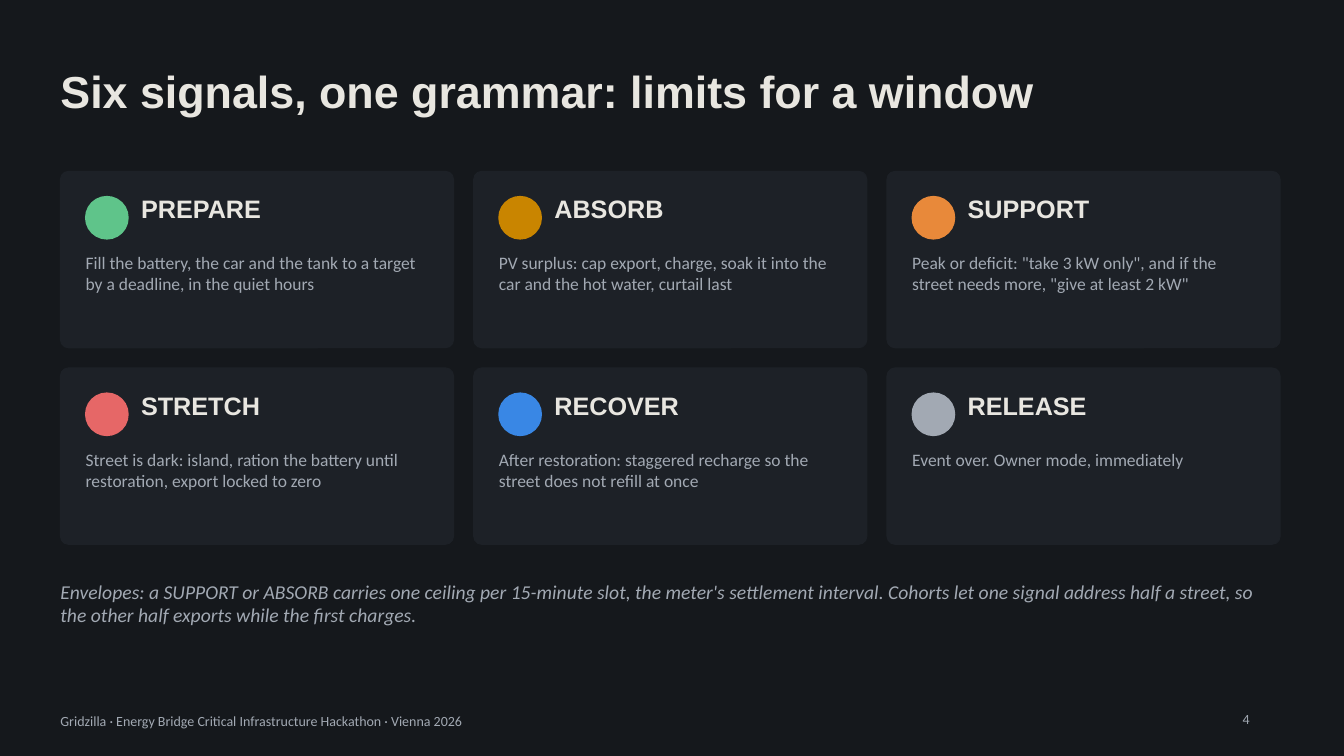
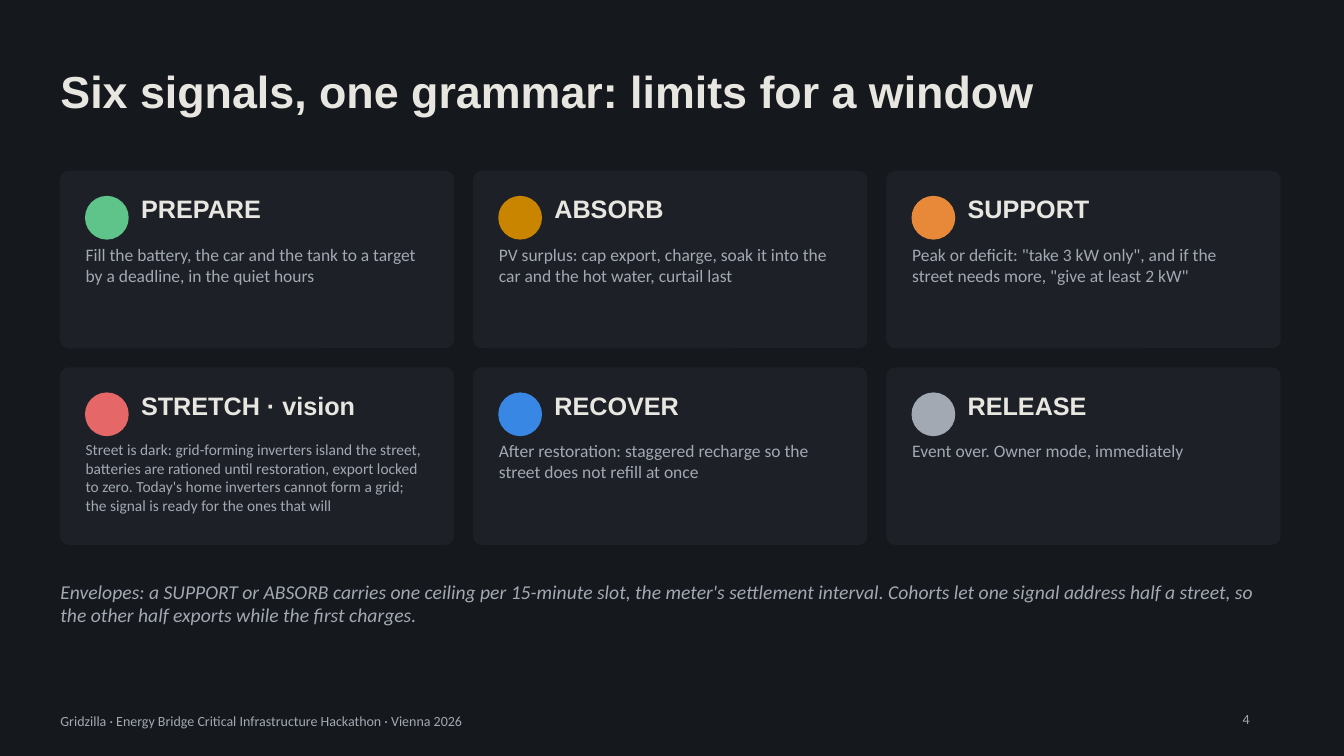
Before and after one commit to mathewstars/Gridzilla, a slide deck: slide 4 of docs/Gridzilla-pitch.pptx. Drawn at 1344x756 pixels with LibreOffice and Linux fonts; fonts in the diff are those of the drawing. Boxes give left, top, right and bottom in pixels: in the first picture for what was removed or moved away, otherwise in the second. Text is boxed around its words. In the diff, an @@ line names an element or a change of style, - is before the commit and + after.

```diff
--- a/docs/Gridzilla-pitch.pptx
+++ b/docs/Gridzilla-pitch.pptx
@@ text "Fill the battery, the car ...": place and size @@
-text "Fill the battery, the car ..." at bbox=[86, 257, 415, 293]
+text "Fill the battery, the car ..." at bbox=[86, 249, 415, 285]
@@ text "PV surplus: cap export, charge, ...": place and size @@
-text "PV surplus: cap export, charge, ..." at bbox=[499, 257, 827, 292]
+text "PV surplus: cap export, charge, ..." at bbox=[499, 249, 827, 284]
@@ text "Peak or deficit: "take 3 ...": place and size @@
-text "Peak or deficit: "take 3 ..." at bbox=[912, 257, 1217, 293]
+text "Peak or deficit: "take 3 ..." at bbox=[912, 249, 1217, 285]
@@ text at bbox=[141, 396, 355, 416]: text changed @@
-STRETCH
+STRETCH · vision
@@ text at bbox=[86, 444, 420, 514]: text changed; size 12.5 to 11 pt @@
-Street is dark: island, ration the battery until restoration, export locked to zero
+Street is dark: grid-forming inverters island the street, batteries are rationed until restoration, export locked to zero. Today's home inverters cannot form a grid; the signal is ready for the ones that will
@@ text "After restoration: staggered recharge so ...": place and size @@
-text "After restoration: staggered recharge so ..." at bbox=[499, 454, 809, 487]
+text "After restoration: staggered recharge so ..." at bbox=[499, 445, 809, 478]
@@ text "Event over. Owner mode, immediately": place and size @@
-text "Event over. Owner mode, immediately" at bbox=[912, 454, 1183, 469]
+text "Event over. Owner mode, immediately" at bbox=[912, 445, 1183, 460]
```
Also in this commit, not shown: 2 other slides changed, 1 other file.
